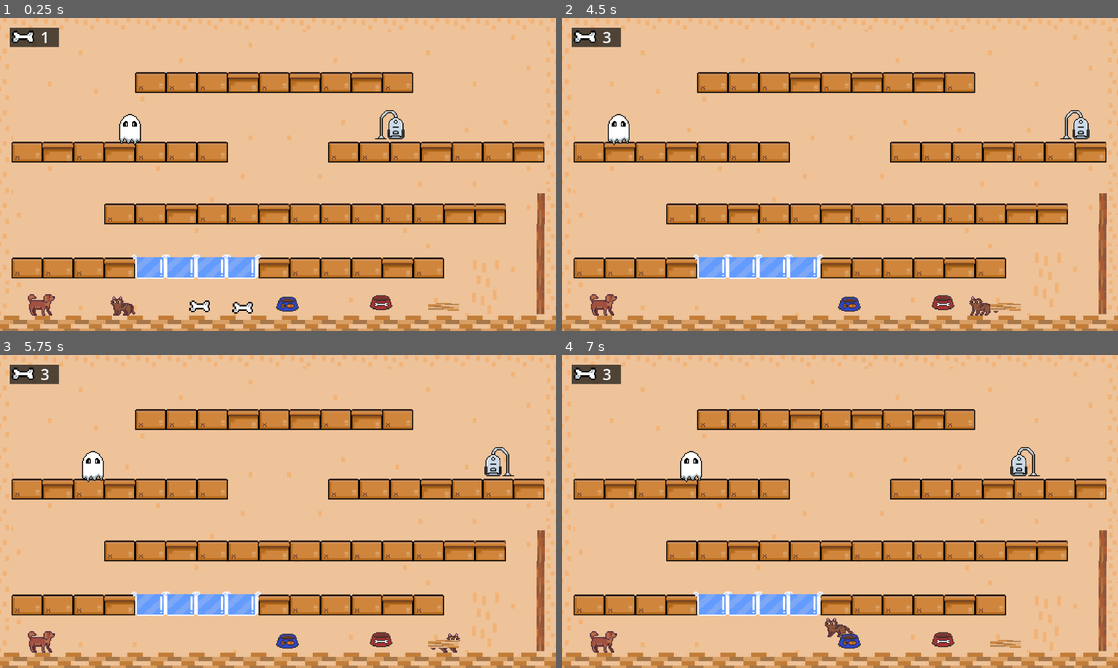
Above: before the commit, frames 1-4 (two rows, left to right).
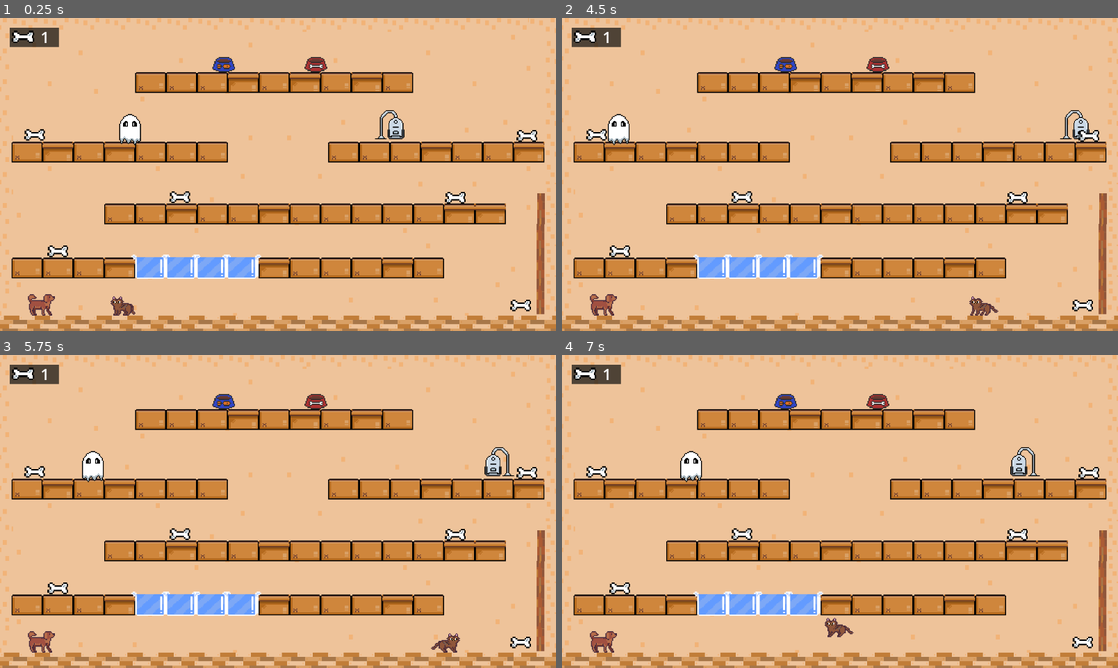
Above: after the commit, the same moments.

Repository: SimranKBrar/FrinciAndRosie
Game: Godot game, scene res://Scenes/Main.tscn
Two runs of this game, one before a commit and one after it. Both use one fixed random seed, a clock stepped at 60 frames per second and the inputs below.
Inputs:
- Up to frame 1 (0.25 s): no input
- Up to frame 2 (4.5 s): tap Enter (ui_accept) at 0.5 s; hold Q (cat_attack) 0.53-1.28 s; hold D (cat_right) 0.53-2.03 s; tap E (cat_jump) at 0.77, 1.52, 3.02, 3.77 s; tap Q (cat_attack) at 1.35, 2.85, 4.35 s; hold A (cat_left) 2.03-2.78 s; hold Q (cat_attack) 2.03-2.78 s; hold D (cat_right) 2.78-4.28 s; hold Q (cat_attack) 3.53-4.28 s; hold A (cat_left) from 4.28 s (still down)
- Up to frame 3 (5.75 s): tap E (cat_jump) at 4.52 s; release A (cat_left) at 5.03 s; hold D (cat_right) from 5.03 s (still down); hold Q (cat_attack) from 5.03 s (still down)
- Up to frame 4 (7 s): release D (cat_right) at 5.78 s; release Q (cat_attack) at 5.78 s; hold A (cat_left) from 5.78 s (still down); tap Q (cat_attack) at 5.85 s; tap E (cat_jump) at 6.02, 6.77 s; hold Q (cat_attack) from 6.53 s (still down)

The runs differ from the first frame. In frame 1, 1.8% of the frame differs, in the area x 4-97%, y 12-95%; in frame 2, 1.6%; in frame 3, 1.6%; in frame 4, 1.6%.
Error after the commit: Invalid call. Nonexistent function 'final_score_time_and_rating' in base 'TileMap'. (res://level_end_point.gd:18)

Commit message:
added saving

Diff:
--- a/FrinciAndRosie/CatPlayer.gd
+++ b/FrinciAndRosie/CatPlayer.gd
@@ -120,7 +120,7 @@
 
 
 func _on_button_save_pressed():
-	pass # Replace with function body.
+	Global.save_game()
 
 
 func _on_button_load_pressed():
--- a/FrinciAndRosie/Scenes/Main.tscn
+++ b/FrinciAndRosie/Scenes/Main.tscn
@@ -18,7 +18,6 @@
 [ext_resource type="PackedScene" uid="uid://3ymlbjwy03py" path="res://Scenes/vacuum.tscn" id="16_0805l"]
 [ext_resource type="PackedScene" uid="uid://d1pd67sovoyon" path="res://Scenes/cat_player.tscn" id="17_aqjwc"]
 [ext_resource type="PackedScene" uid="uid://bcj6yussbevxf" path="res://Scenes/pickup.tscn" id="18_j2afw"]
-[ext_resource type="PackedScene" uid="uid://dh3ifk2je512g" path="res://Scenes/wall_system.tscn" id="19_2qju4"]
 
 [sub_resource type="TileSetAtlasSource" id="TileSetAtlasSource_x1a6b"]
 texture = ExtResource("2_vjqvt")
@@ -718,7 +717,7 @@
 layer_1/tile_data = PackedInt32Array(1048575, 5, 0, 1310719, 5, 0, 1572863, 5, 0, 1835007, 5, 0, 2097151, 5, 0, 2359295 …(1842 unchanged characters)…
 
 [node name="Level EndPoint" parent="." instance=ExtResource("13_2dc18")]
-position = Vector2(597, 604)
+position = Vector2(465, 108)
 next_level = ExtResource("14_0agjq")
 
 [node name="Node2D" type="Node2D" parent="."]
@@ -770,10 +769,19 @@
 position = Vector2(1070, 556)
 
 [node name="Pickup" parent="." instance=ExtResource("18_j2afw")]
-position = Vector2(415, 597)
+position = Vector2(1080, 595)
+
+[node name="Pickup3" parent="." instance=ExtResource("18_j2afw")]
+position = Vector2(374, 371)
+
+[node name="Pickup6" parent="." instance=ExtResource("18_j2afw")]
+position = Vector2(121, 483)
+
+[node name="Pickup5" parent="." instance=ExtResource("18_j2afw")]
+position = Vector2(73, 242)
+
+[node name="Pickup4" parent="." instance=ExtResource("18_j2afw")]
+position = Vector2(945, 372)
 
 [node name="Pickup2" parent="." instance=ExtResource("18_j2afw")]
-position = Vector2(504, 600)
-
-[node name="WallSystem" parent="." instance=ExtResource("19_2qju4")]
-position = Vector2(1007, 549)
+position = Vector2(1093, 244)
--- a/FrinciAndRosie/Scenes/main_menu.gd
+++ b/FrinciAndRosie/Scenes/main_menu.gd
@@ -12,7 +12,13 @@
 
 
 func _on_button_load_pressed():
-	pass # Replace with function body.
+	var current_scene = get_tree().current_scene
+	# Free the current scene if it exists
+	if current_scene:
+		current_scene.queue_free()
+	Global.load_game()
+	#unpause scene
+	get_tree().paused = false
 
 
 func _on_button_quit_pressed():
--- a/FrinciAndRosie/Scripts/Global.gd
+++ b/FrinciAndRosie/Scripts/Global.gd
@@ -15,6 +15,66 @@
 var treats = 1
 var charDied = false
 
+const SAVE_PATH = "user://savegame.save"
+func save_game():
+	var save_file = ConfigFile.new()
+	# Save the current level
+	save_file.set_value("level", "current_level", "res://Scenes/" + Global.current_scene_name + ".tscn")
+	# Save the file
+	var err = save_file.save(SAVE_PATH)
+		# Err handling
+	if err != OK:
+		print("An error occurred while saving the game")
+	else:
+		print("Saving game.")
+
+
+func get_current_level_number():
+	if current_scene_name == "Main" || current_scene_name == "MainMenu":
+		return 1
+	elif current_scene_name.begins_with("Main_"):
+	# Extract the number after "Main_"
+		var level_number = current_scene_name.get_slice("_", 1).to_int()
+		return level_number
+	else:
+		return -1 # Indicate an unknown scene
+
+
+func load_game():
+	var save_file = ConfigFile.new()
+	var err = save_file.load(SAVE_PATH)
+
+	# Check if the save file exists and is successfully loaded
+	if err == OK:
+		# Get the full path to the current level from the save file
+		var saved_level = save_file.get_value("level", "current_level", "res://Scenes/Main.tscn")
+		# Load and instantiate the saved scene
+		var new_scene_resource = load(saved_level)
+		var new_scene = new_scene_resource.instantiate()
+		# Add it to the root of the scene tree
+		get_tree().get_root().add_child(new_scene)
+		# Set it as the current scene
+		get_tree().current_scene = new_scene
+		#update current scene name
+		current_scene_name = get_tree().get_current_scene().name
+		clean_scene_name(current_scene_name)
+		#notify
+		print("Loading game.")
+	else:
+		print("An error occurred while loading the game")
+
+func clean_scene_name(scene_name):
+	var at_position = scene_name.find("@")
+	if at_position != -1:
+		# Extract the portion of the string before the "@" character
+		return scene_name.substr(0, at_position)
+	else:
+		# If "@" character is not fsound, return the original string
+		return scene_name
+
+
+
 func _ready():
 	# Sets the current scene's name
-	current_scene_name = get_tree().get_current_scene().name
+	var scene_name = get_tree().get_current_scene().name
+	current_scene_name = clean_scene_name(scene_name)
--- a/FrinciAndRosie/Scripts/player.gd
+++ b/FrinciAndRosie/Scripts/player.gd
@@ -117,11 +117,18 @@
 
 
 func _on_button_save_pressed():
-	pass # Replace with function body.
+	Global.save_game()
+
 
 
 func _on_button_load_pressed():
-	pass # Replace with function body.
+	# Get the current scene (Main or Main_2 in this case)
+	var current_scene = get_tree().root.get_tree().current_scene
+	# Free the current scene if it exists
+	if current_scene:
+		current_scene.queue_free()
+	#load game
+	Global.load_game()
 
 
 func _on_button_quit_pressed():
--- a/FrinciAndRosie/level_end_point.tscn
+++ b/FrinciAndRosie/level_end_point.tscn
@@ -43,11 +43,11 @@
 script = ExtResource("1_knsrv")
 
 [node name="CollisionShape2D" type="CollisionShape2D" parent="."]
-position = Vector2(-5, -14)
+position = Vector2(-2, -12)
 shape = SubResource("CircleShape2D_8taaf")
 
 [node name="CollisionShape2D2" type="CollisionShape2D" parent="."]
-position = Vector2(189, -15)
+position = Vector2(191, -12)
 shape = SubResource("CircleShape2D_8taaf")
 
 [node name="Sprite2D" type="Sprite2D" parent="."]
@@ -56,7 +56,7 @@
 texture = ExtResource("2_14jfq")
 
 [node name="Sprite2D2" type="Sprite2D" parent="."]
-position = Vector2(184, -20)
+position = Vector2(181, -17)
 scale = Vector2(1.07813, 1.03125)
 texture = ExtResource("2_icc68")
 
Not shown: 1 places in FrinciAndRosie/Scenes/Main.tscn that only renumber resources
